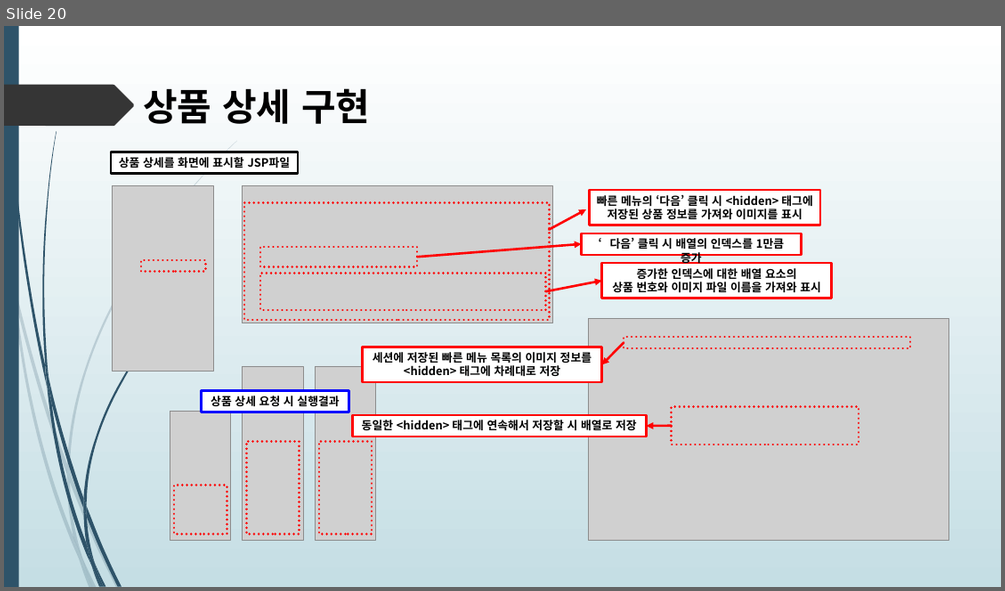
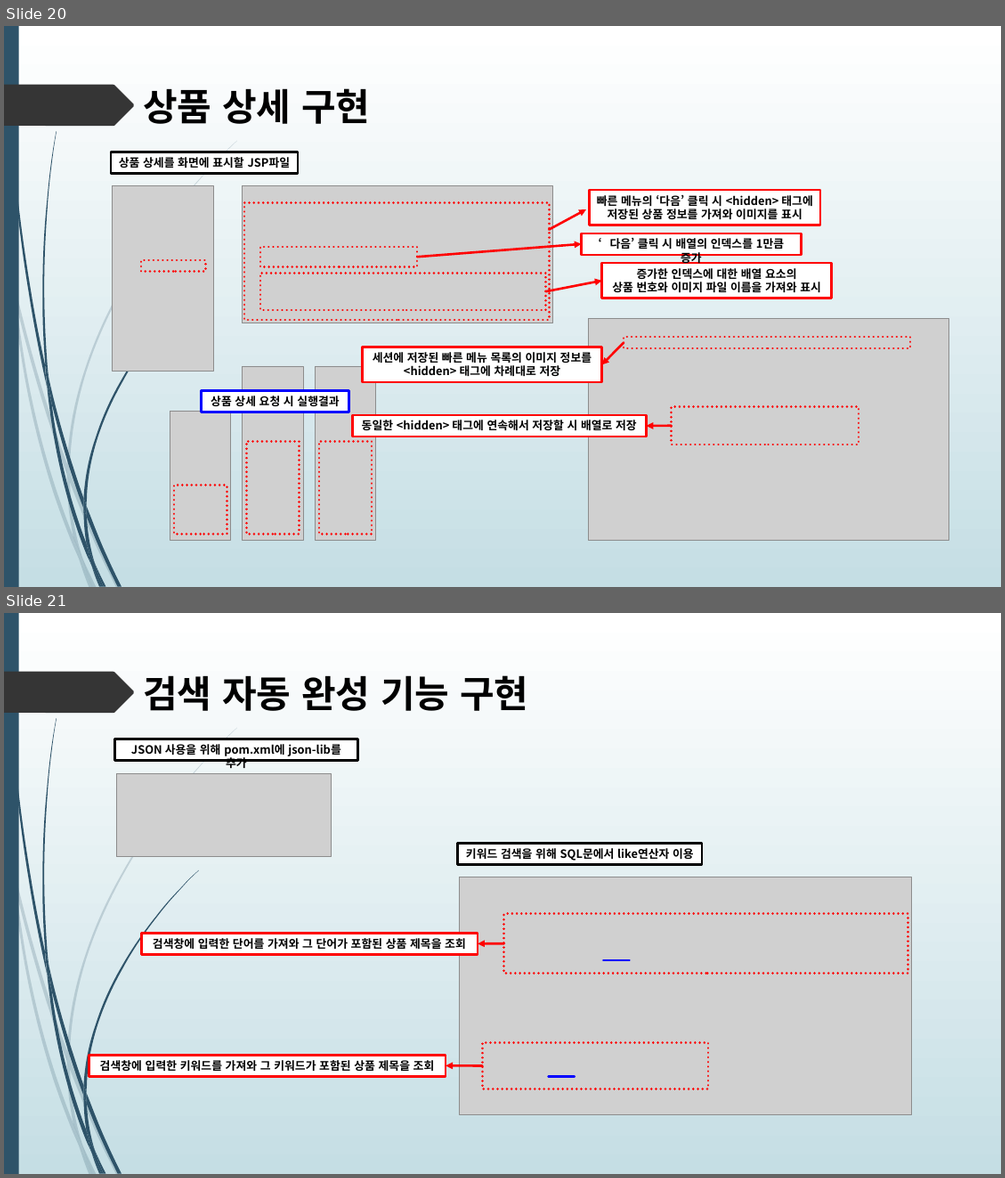
Before and after one commit to himediaai/DongOuk, a slide deck: 쇼핑몰.pptx. Shown one above the other, each under a label of ours: slide 20 before the commit, slides 20 and 21 after it. The pictures are 1005x591 and 1005x1178 pixels, drawn with LibreOffice and Linux fonts; fonts in the diff are those of the drawing; grey boxes stand for pictures. Boxes give left, top, right and bottom in pixels: in the first picture for what was removed or moved away, otherwise in the second. Text is boxed around its words. In the diff, an @@ line names an element or a change of style, - is before the commit and + after.

```diff
--- a/쇼핑몰.pptx
+++ b/쇼핑몰.pptx
@@ slide 21 added at (4,613,1001,1174), background gradient #FFFFFF to #C5DEE5; not listed: 24 template elements that a slide beside it also shows @@
@@ text added at (143,675,528,711), 36 pt, text #000000, bold @@
+검색 자동 완성 기능 구현
@@ rectangle added at (114,739,357,761), fill #FFFFFF, outline #000000 2.25 pt, 11 pt, text #000000, bold @@
+JSON 사용을 위해 pom.xml에 json-lib를 추가
@@ picture added at (116,774,332,857) @@
@@ rectangle added at (458,844,703,865), fill #FFFFFF, outline #000000 2.25 pt, 11 pt, text #000000, bold @@
+키워드 검색을 위해 SQL문에서 like연산자 이용
@@ picture added at (460,877,912,1115) @@
@@ rectangle added at (504,914,908,973), outline #FF0000 2.25 pt dashed @@
@@ rectangle added at (142,933,478,955), fill #FFFFFF, outline #FF0000 2.25 pt, 11 pt, text #000000, bold @@
+검색창에 입력한 단어를 가져와 그 단어가 포함된 상품 제목을 조회
@@ arrow added from (504, 943) to (477, 943), #FF0000 2.25 pt @@
@@ line added from (604, 960) to (629, 960), #0000FF 2.25 pt @@
@@ rectangle added at (89,1055,446,1077), fill #FFFFFF, outline #FF0000 2.25 pt, 11 pt, text #000000, bold @@
+검색창에 입력한 키워드를 가져와 그 키워드가 포함된 상품 제목을 조회
@@ arrow added from (483, 1065) to (446, 1065), #FF0000 2.25 pt @@
@@ rectangle added at (483,1042,708,1088), outline #FF0000 2.25 pt dashed @@
@@ line added from (549, 1077) to (574, 1077), #0000FF 2.25 pt @@
```
Also in this commit, not shown: 2 slides changed, 4 other slides added.
